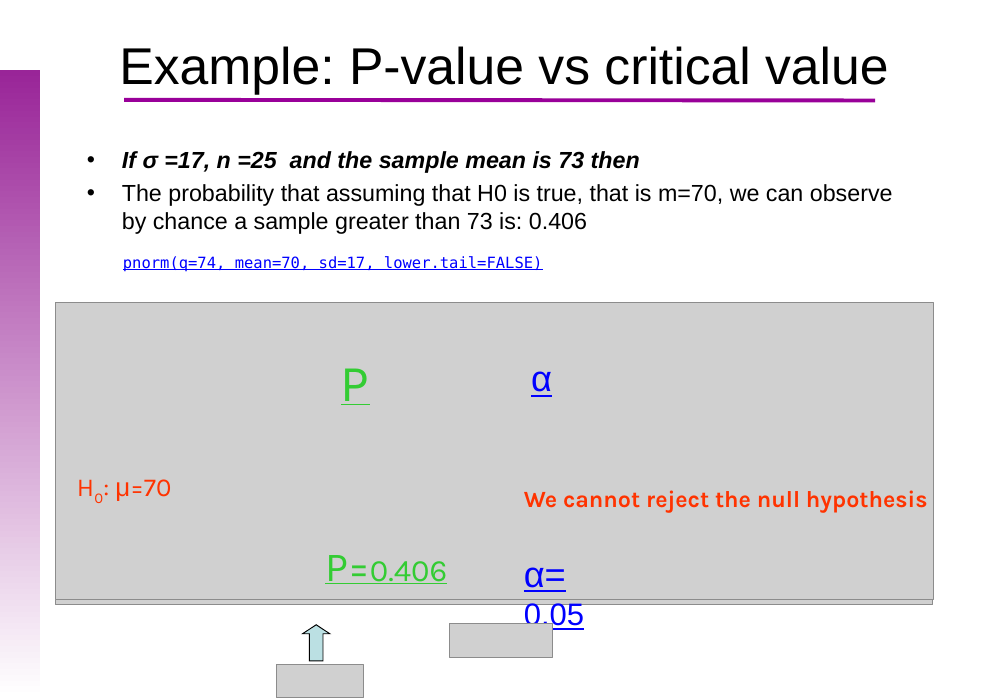
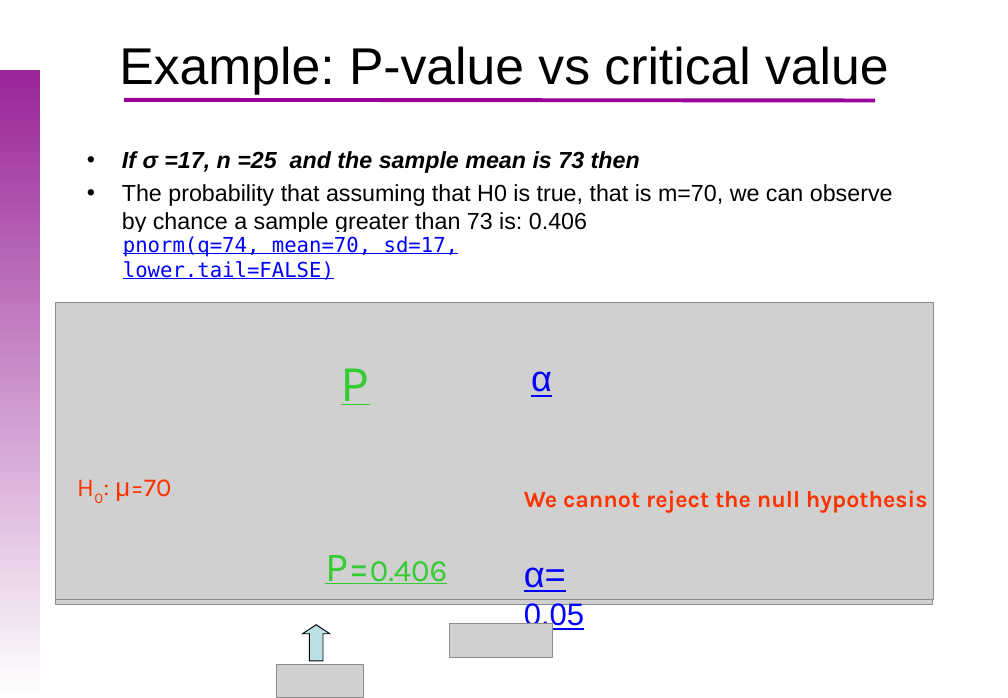
Before and after one commit to uebvhir/Course2020_Statistical-Analysis-with-R, a slide deck: slide 19 of Slides/StatisticsWithR-6-Principles_of_Hypothesis_Testing.pptx. Drawn at 1008x698 pixels with LibreOffice and Linux fonts; fonts in the diff are those of the drawing; grey boxes stand for pictures; background and template pictures are left out. Boxes give left, top, right and bottom in pixels: in the first picture for what was removed or moved away, otherwise in the second. Text is boxed around its words. In the diff, an @@ line names an element or a change of style, - is before the commit and + after.

```diff
--- a/Slides/StatisticsWithR-6-Principles_of_Hypothesis_Testing.pptx
+++ b/Slides/StatisticsWithR-6-Principles_of_Hypothesis_Testing.pptx
@@ rectangle "pnorm(q=74, mean=70, sd=17, lower.tail=FALSE)": place and size @@
-rectangle "pnorm(q=74, mean=70, sd=17, lower.tail=FALSE)" at <box>123,256,543,272</box>
+rectangle "pnorm(q=74, mean=70, sd=17, lower.tail=FALSE)" at <box>123,232,570,282</box>
@@ rectangle "pnorm(q=74, mean=70, sd=17, lower.tail=FALSE)" at <box>123,232,570,282</box>: size 12 to 16 pt @@
```
Also in this commit, not shown: 5 other slides changed, 2 other files.
